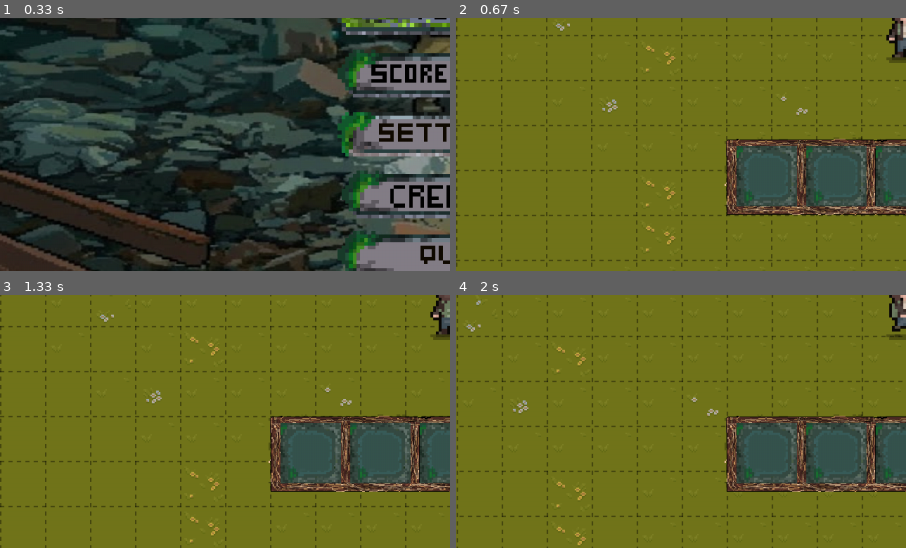
Above: before the commit, frames 1-4 (two rows, left to right).
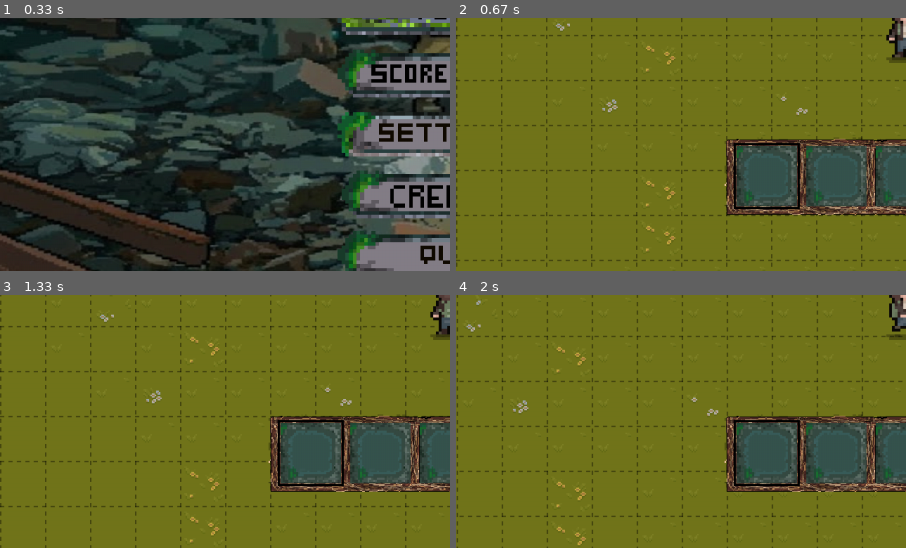
Above: after the commit, the same moments.

Repository: McM4nus/RAD_ZONE_pygame
Game: pygame game, started from RAD ZONE/current version/main.py
The game is run twice, just before and just after one commit, with the same random seed, the same clock (stepped at 60 frames per second) and the same inputs.
Inputs (mouse positions are % of the whole screen's width and height, from its top left):
- Up to frame 1 (0.33 s): no input
- Up to frame 2 (0.67 s): click (50, 49) at 0.38 s
- Up to frame 3 (1.33 s): tap Z at 0.67 s; press the mouse at (58, 81) at 1.03 s; move the mouse to (54, 71) at 1.13 s; release the mouse at (51, 60) at 1.27 s
- Up to frame 4 (2 s): tap E at 1.33, 1.82 s; hold R from 1.67 s (still down); hold D from 1.67 s (still down); tap Z at 1.73 s
The pictures show only the part of the screen within x 0-50%, y 50-100%; the shares and areas given below are measured in that part.

Frame 1 is identical in both runs. In frame 2, 0.5% of the frame differs, in the area x 61-77%, y 49-76%; in frame 3, 0.5%; in frame 4, 0.5%.

Commit message:
Added weapons from hotbar appearing on character and being able to aim in all direcctions

Diff:
--- a/RAD ZONE/current version/game.py
+++ b/RAD ZONE/current version/game.py
@@ -16,6 +16,9 @@
     surf = ImageLoader.load(path, size=size)[0]
     return surf, pygame.Vector2(x, y)
 
+def load_char_weapon(path):
+    return ImageLoader.load(path, size=(96, 96))[0]
+
 
 class Game:
     def __init__(self):
@@ -91,23 +94,28 @@
         item_data = {
             "pistol": {
                 "icon": load_icon("RAD ZONE/current version/Graphics/pistool.png"),
-                "weapon_surf": load_weapon("RAD ZONE/current version/Graphics/pistool.png")
+                "weapon_surf": load_weapon("RAD ZONE/current version/Graphics/pistool.png"),
+                "char_weapon": load_char_weapon("RAD ZONE/current version/Graphics/char_pistool.png")
             },
             "shotgun": {
                 "icon": load_icon("RAD ZONE/current version/Graphics/shotgun.png"),
-                "weapon_surf": load_weapon("RAD ZONE/current version/Graphics/shotgun.png")
+                "weapon_surf": load_weapon("RAD ZONE/current version/Graphics/shotgun.png"),
+                "char_weapon": load_char_weapon("RAD ZONE/current version/Graphics/char_shotgun.png")
             },
             "rifle": {
                 "icon": load_icon("RAD ZONE/current version/Graphics/machine_gun.png"),
-                "weapon_surf": load_weapon("RAD ZONE/current version/Graphics/machine_gun.png")
+                "weapon_surf": load_weapon("RAD ZONE/current version/Graphics/machine_gun.png"),
+                "char_weapon": load_char_weapon("RAD ZONE/current version/Graphics/char_machine_gun.png")
             },
             "revolver": {
                 "icon": load_icon("RAD ZONE/current version/Graphics/revolver.png"),
-                "weapon_surf": load_weapon("RAD ZONE/current version/Graphics/revolver.png")
+                "weapon_surf": load_weapon("RAD ZONE/current version/Graphics/revolver.png"),
+                "char_weapon": load_char_weapon("RAD ZONE/current version/Graphics/char_revolver.png")
             },
             "crossbow": {
                 "icon": load_icon("RAD ZONE/current version/Graphics/crossbow.png"),
-                "weapon_surf": load_weapon("RAD ZONE/current version/Graphics/crossbow.png")
+                "weapon_surf": load_weapon("RAD ZONE/current version/Graphics/crossbow.png"),
+                "char_weapon": load_char_weapon("RAD ZONE/current version/Graphics/char_crossbow.png")
             },
             "knife": {
                 "icon": load_icon("RAD ZONE/current version/Graphics/knife.png"),
@@ -199,9 +207,9 @@
                 # Weapon cycling with mouse wheel
                 if event.type == pygame.MOUSEWHEEL:
                     if event.y > 0:
-                        self._player.next_weapon()
+                        self._inventory.select_next()
                     else:
-                        self._player.previous_weapon()
+                        self._inventory.select_previous()
 
                 if event.type == pygame.KEYDOWN:
                     if event.key == pygame.K_e and not self._inventory_key_down:
@@ -221,6 +229,8 @@
             # ---- DRAW ----
             self._screen.fill((0, 0, 0))
             self._world.draw(self._screen, self._camera)
+            self._player.set_equipped_item(self._inventory.get_equipped_item())
+
             self._player.draw(self._screen)
             self._ui.draw(self._screen, self._player.get_stamina())
 
@@ -229,7 +239,6 @@
 
 
             self._inventory.draw(self._screen)
-            self._inventory.handle_hotbar_keys(keys)
             self._inventory.update(mouse_pos, mouse_down, mouse_up)
 
             pygame.display.flip()
--- a/RAD ZONE/current version/inventory.py
+++ b/RAD ZONE/current version/inventory.py
@@ -4,6 +4,8 @@
 
 class Inventory:
     def __init__(self, socket_surf, item_data, screen_size, inventory_bg, hotbar_bg):
+
+        self._selected_hotbar = 0
 
         w, h = screen_size
 
@@ -109,6 +111,7 @@
                 item_id,
                 data["icon"],
                 data.get("weapon_surf"),
+                data.get("char_weapon"),
                 data.get("stackable", False),
                 data.get("amount", 1),
                 data.get("max_stack", 1)
@@ -131,12 +134,14 @@
         self._open = not self._open
         # print("Inventory open:", self._open)
 
-    def handle_hotbar_keys(self, keys):
-        for i in range(5):
-            if keys[getattr(pygame, f"K_{i+1}")]:
-                item = self._hotbar[i].get_item()
-                if item:
-                    self._equipped_item = item
+    def select_next(self):
+        self._selected_hotbar = (self._selected_hotbar + 1) % len(self._hotbar)
+        self._equipped_item = self._hotbar[self._selected_hotbar].get_item()
+
+    def select_previous(self):
+        self._selected_hotbar = (self._selected_hotbar - 1) % len(self._hotbar)
+        self._equipped_item = self._hotbar[self._selected_hotbar].get_item()
+
 
     def update(self, mouse_pos, mouse_down, mouse_up):
         # We will IGNORE mouse_up from game.py and compute edges ourselves,
@@ -208,16 +213,17 @@
             # draw inventory background
             screen.blit(self._inventory_bg, self._inventory_bg_rect)
 
-            # draw inventory slots
             for slot in self._slots:
                 slot.draw(screen)
-
         # ---------- HOTBAR (always visible) ----------
         screen.blit(self._hotbar_bg, self._hotbar_bg_rect)
 
         for slot in self._hotbar:
             slot.draw(screen)
 
+        for i, slot in enumerate(self._hotbar):
+            slot.set_selected(i == self._selected_hotbar)
+            slot.draw(screen)
         # ---------- DRAGGED ITEM (top layer) ----------
         if self._dragged_item:
             surf = self._dragged_item.get_weapon_surface()
--- a/RAD ZONE/current version/item.py
+++ b/RAD ZONE/current version/item.py
@@ -1,10 +1,11 @@
 class Item:
-    def __init__(self, item_id, icon_surf, weapon_surf=None,
+    def __init__(self, item_id, icon_surf, weapon_surf=None, char_weapon_surf=None,
                  stackable=False, amount=1, max_stack=1):
 
         self._id = item_id
         self._icon = icon_surf
         self._weapon = weapon_surf
+        self._char_weapon = char_weapon_surf
 
         self._stackable = stackable
         self._amount = amount
@@ -13,6 +14,10 @@
         self._rect = self._icon.get_rect()
 
     # --- getters ---
+
+    def get_char_weapon_surface(self):
+        return self._char_weapon
+
     def get_id(self):
         return self._id
 
--- a/RAD ZONE/current version/player.py
+++ b/RAD ZONE/current version/player.py
@@ -6,7 +6,9 @@
 class Player:
     def __init__(self, surf, rect, sound):
 
-
+        self._move_dir = pygame.Vector2()
+
+        self._equipped_item = None
 
         self._surf = surf
         self._rect = rect
@@ -63,6 +65,10 @@
     def is_exhausted(self):
         return self._exhausted
 
+    def set_equipped_item(self, item):
+        self._equipped_item = item
+
+
     # -------- LOGIC --------
     def update(self, keys, dt, current_time):
         # ---- movement / stamina ----
@@ -73,9 +79,14 @@
         dy = keys[pygame.K_s] - keys[pygame.K_z]
         velocity = pygame.Vector2(dx, dy)
 
+
+
         # Normalize diagonal movement
         if velocity.length() > 0:
             velocity = velocity.normalize()
+
+        self._move_dir = velocity
+
 
         # Move player
         # Move in WORLD space
@@ -125,7 +136,17 @@
     def draw(self, screen):
         image = self.animator.get_image()
         rect = image.get_rect(center=screen.get_rect().center)
+
+        # Weapon behind player when moving up
+        if self._move_dir.y < 0:
+            self.draw_weapon(screen)
+
         screen.blit(image, rect)
+
+        # Weapon in front otherwise
+        if self._move_dir.y >= 0:
+            self.draw_weapon(screen)
+
 
 
     def next_weapon(self):
@@ -159,3 +180,46 @@
 
     def reload_weapon(self):
         self.weapon.reload()
+
+    def draw_weapon(self, screen):
+        if not self._equipped_item:
+            return
+
+        weapon_surf = self._equipped_item.get_char_weapon_surface()
+        if not weapon_surf:
+            return
+
+        # 🔽 SCALE WEAPON
+        SCALE = 0.6
+        w, h = weapon_surf.get_size()
+        weapon_surf = pygame.transform.smoothscale(
+            weapon_surf,
+            (int(w * SCALE), int(h * SCALE))
+        )
+
+        player_center = pygame.Vector2(screen.get_rect().center)
+        mouse_pos = pygame.Vector2(pygame.mouse.get_pos())
+        direction = mouse_pos - player_center
+
+        if direction.length() == 0:
+            return
+
+        angle = direction.angle_to(pygame.Vector2(1, 0))
+        weapon = weapon_surf
+
+        # Flip when aiming left
+        if direction.x < 0:
+            weapon = pygame.transform.flip(weapon, True, False)
+            angle += 180
+
+        rotated = pygame.transform.rotate(weapon, angle)
+
+        # Hand-side offset based on cursor position
+        if direction.x >= 0:
+            offset = pygame.Vector2(20, 20)    # right side
+        else:
+            offset = pygame.Vector2(-20, 20)   # left side
+
+        rect = rotated.get_rect(center=player_center + offset)
+
+        screen.blit(rotated, rect)
--- a/RAD ZONE/current version/slot.py
+++ b/RAD ZONE/current version/slot.py
@@ -7,6 +7,7 @@
         self._rect = socket_surf.get_rect(center=center)
         self._item = None
         self._hovered = False
+        self._selected = False
 
     # --- getters ---
     def get_item(self):
@@ -14,6 +15,13 @@
 
     def is_hovered(self):
         return self._hovered
+
+    def set_selected(self, value):
+        self._selected = value
+
+    def is_selected(self):
+        return self._selected
+
 
     # --- setters ---
     def set_item(self, item):
@@ -45,7 +53,6 @@
             icon_rect = icon.get_rect(center=self._rect.center)
             screen.blit(icon, icon_rect)
 
-            # draw stack count
             if self._item.is_stackable() and self._item.get_amount() > 1:
                 font = pygame.font.SysFont(None, 24)
                 text = font.render(
@@ -57,3 +64,12 @@
                     bottomright=self._rect.bottomright
                 )
                 screen.blit(text, text_rect)
+
+        # ✅ SELECTED BORDER
+        if self._selected:
+            pygame.draw.rect(
+                screen,
+                (0, 0, 0),
+                self._rect.inflate(8, 8),
+                3
+            )
Renamed: RAD ZONE/UI/Geweren/crossbow.png -> RAD ZONE/UI/Geweren/char_crossbow.png
Renamed: RAD ZONE/UI/Geweren/machine gun.png -> RAD ZONE/UI/Geweren/char_machine_gun.png
Renamed: RAD ZONE/UI/Geweren/pistool.png -> RAD ZONE/UI/Geweren/char_pistool.png
Renamed: RAD ZONE/UI/Geweren/revolver.png -> RAD ZONE/UI/Geweren/char_revolver.png
Renamed: RAD ZONE/UI/Geweren/shotgun.png -> RAD ZONE/UI/Geweren/char_shotgun.png
Binary file added: RAD ZONE/current version/Graphics/char_crossbow.png
Binary file added: RAD ZONE/current version/Graphics/char_machine_gun.png
Binary file added: RAD ZONE/current version/Graphics/char_pistool.png
Binary file added: RAD ZONE/current version/Graphics/char_revolver.png
Binary file added: RAD ZONE/current version/Graphics/char_shotgun.png
